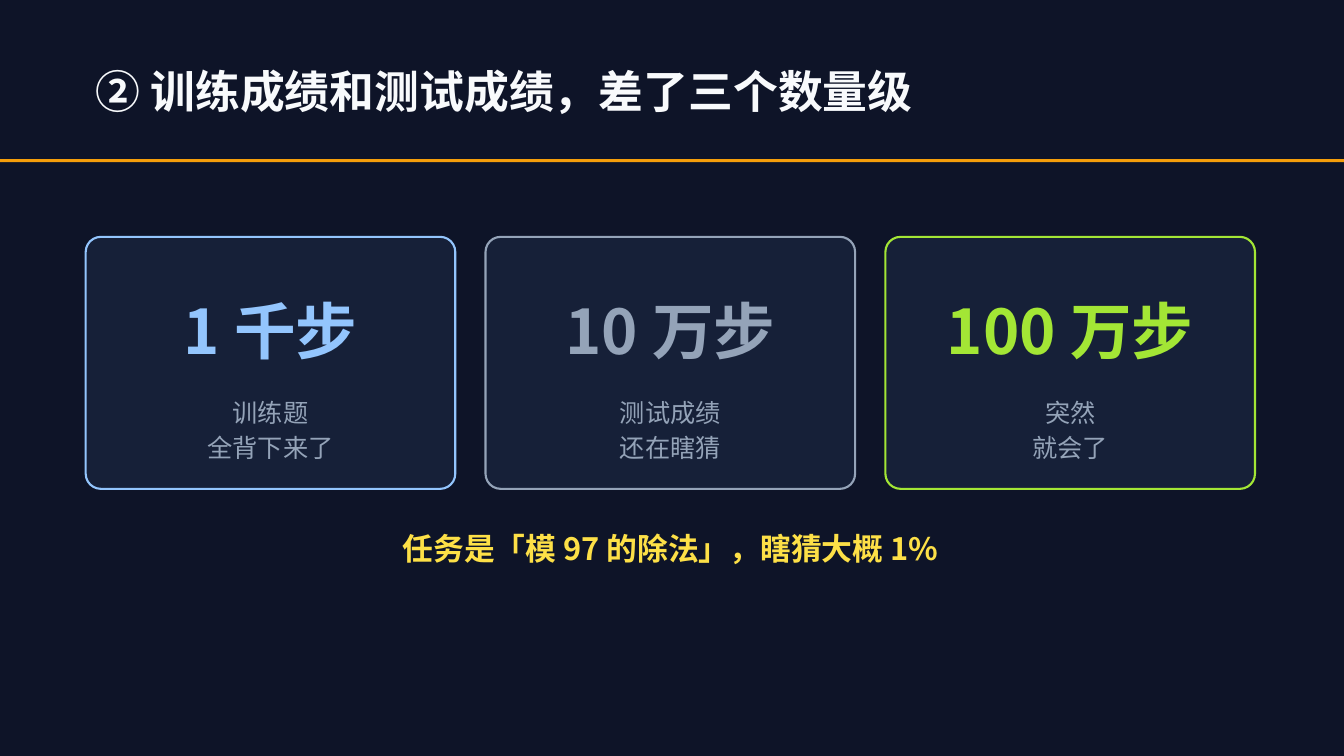
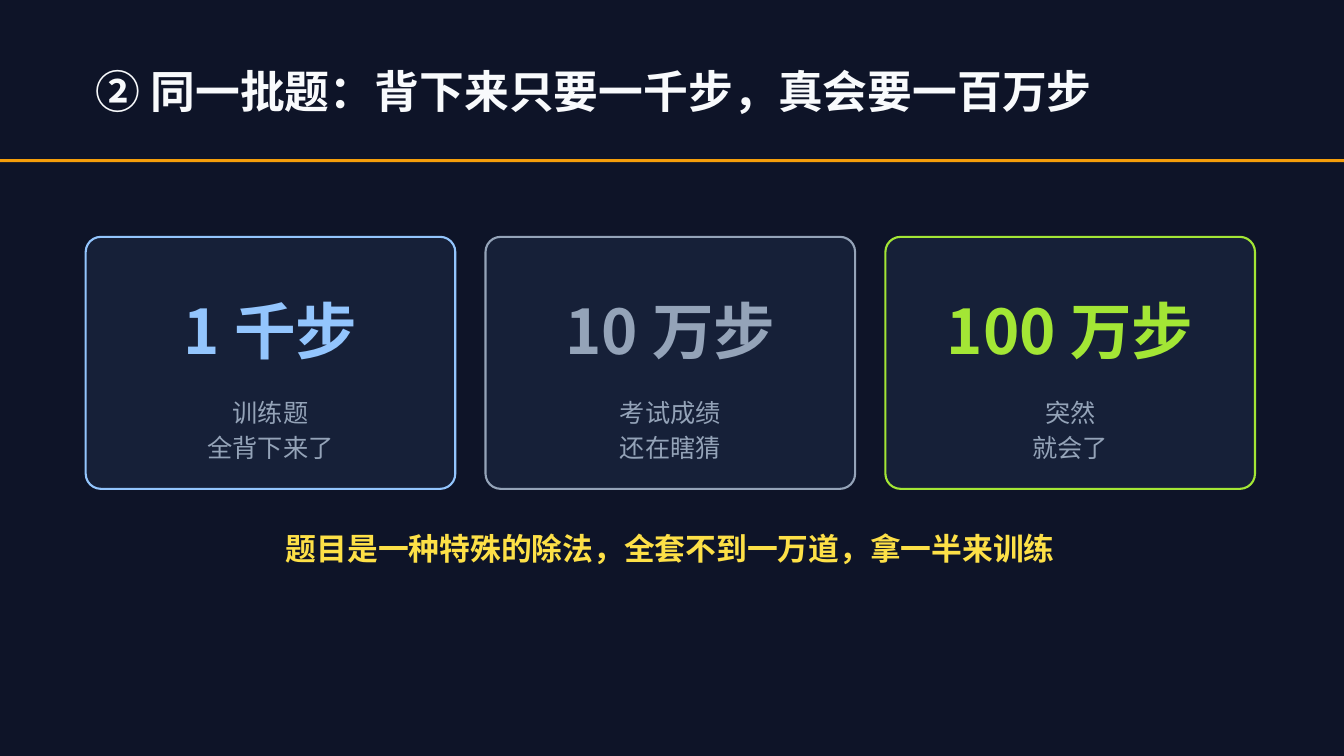
Before and after one commit to lmxxf/ai-theorys-study, a slide deck: slide 13 of wechat/curriculum/智能通识课.pptx. Drawn at 1344x756 pixels with LibreOffice and Linux fonts; fonts in the diff are those of the drawing. Boxes give left, top, right and bottom in pixels: in the first picture for what was removed or moved away, otherwise in the second. Text is boxed around its words. In the diff, an @@ line names an element or a change of style, - is before the commit and + after.

```diff
--- a/wechat/curriculum/智能通识课.pptx
+++ b/wechat/curriculum/智能通识课.pptx
@@ text at (96, 70, 1092, 114): text changed @@
-② 训练成绩和测试成绩，差了三个数量级
+② 同一批题：背下来只要一千步，真会要一百万步
@@ text at (620, 401, 721, 424): text changed @@
-测试成绩
+考试成绩
@@ text at (286, 533, 1055, 564): text changed @@
-任务是「模 97 的除法」，瞎猜大概 1%
+题目是一种特殊的除法，全套不到一万道，拿一半来训练
```
Also in this commit, not shown: 1 other slide changed, 1 slide added, 2 other files.
